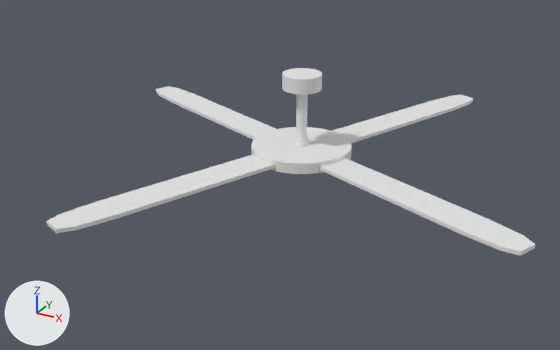
An edit to the glTF model Assets/Models/Props/Lights/Fan.glb, drawn before and after from the same camera.
One viewpoint serves both versions: a camera (50 mm lens) standing at (1.97, -3.84, 1.56) and looking at (-0.04, -0.19, -0.27). Every picture has the same lights, and +X, +Y and +Z are marked at lower left. The older version comes first. Both versions are drawn at frame 19 of the action 'Cube.003Action'; the numbers are the values there. Vertices at exactly the same position are counted once.

Script lines for the objects in view, before the commit:
```python
me_cube_027 = bpy.data.meshes.new('Cube.027')
me_cube_027.from_pydata(...)  # 64 vertices, 112 faces; spans x -3.16..3.15, y -3.15..3.15, z -0.02..0.02
me_cube_027.materials.append(mat_prop_2)  # white #e7e7e7
me_cylinder_005 = bpy.data.meshes.new('Cylinder.005')
me_cylinder_005.from_pydata(...)  # 256 vertices, 508 faces; spans x -2.6..2.6, y -2.6..2.6, z -4.42..6.77
me_cylinder_005.materials.append(mat_prop)  # white #e7e7e7
ob_cube_003 = bpy.data.objects.new('Cube.003', me_cube_027)
ob_cube_003.parent = ob_fan
ob_cube_003.location = (0.0079, -0.0918, -3.71)
ob_cube_003.rotation_euler = (0.0, 0.0, 2.761)  # degrees (0, 0, 158)
ob_cube_003.scale = (4.34, 4.34, 11.2)
ob_fan = bpy.data.objects.new('Fan', me_cylinder_005)
ob_fan.location = (0.0, 0.0, 0.0)
ob_fan.scale = (0.115, 0.115, 0.0446)
```
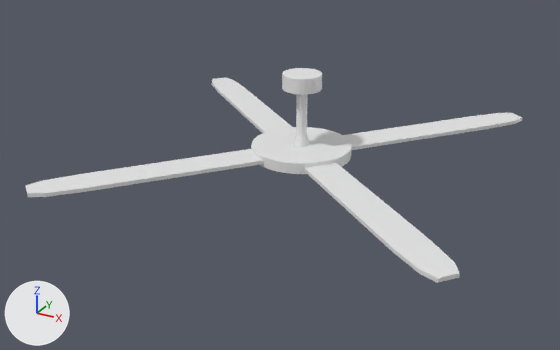
What changed in the scene script:
```text
Add mat_light:
    mat_light = principled_material('Light')
    mat_light.base_color = (0.8, 0.8, 0.8)  # white #e7e7e7
Change me_cylinder_005:
    used by ob_fan; location = (0.0, 0.0, 0.0); scale = (0.115, 0.115, 0.0446)
    remove me_cylinder_005.from_pydata(...)  # 256 vertices, 508 faces; spans x -2.6..2.6, y -2.6..2.6, z -4.42..6.77
    add me_cylinder_005.from_pydata(...)  # 279 vertices, 554 faces; spans x -0.3..0.3, y -0.3..0.3, z -0.2..0.3
    me_cylinder_005 part 1: 256 vertices removed from x -2.6..2.6, y -2.6..2.6, z -4.42..6.77; 279 vertices added at x -0.3..0.3, y -0.3..0.3, z -0.2..0.3
    add me_cylinder_005.materials.append(mat_light)  # white #e7e7e7
Change ob_fan:
    ob_fan.scale: (0.115, 0.115, 0.0446) -> (1.0, 1.0, 1.0)
Change ob_cube_003:
    ob_cube_003.location: (0.0079, -0.0918, -3.71) -> (0.000907, -0.0105, -0.165)
    ob_cube_003.rotation_euler: (0.0, 0.0, 2.761) -> (0.0, 0.0, 2.459)  # degrees (0, 0, 158) -> degrees (0, 0, 141)
    ob_cube_003.scale: (4.34, 4.34, 11.2) -> (0.498, 0.498, 0.498)
```

Location of each change, [x1, y1, x2, y2] in pixels of the pictures (560 x 350 px; the box of a moved part takes in the faces that stretch with it):
'Cube.003', rescaled, moved, turned: before [46, 86, 535, 256]; after [25, 77, 522, 283]
part 1 of me_cylinder_005, moved or reshaped: [251, 127, 352, 174] in both
